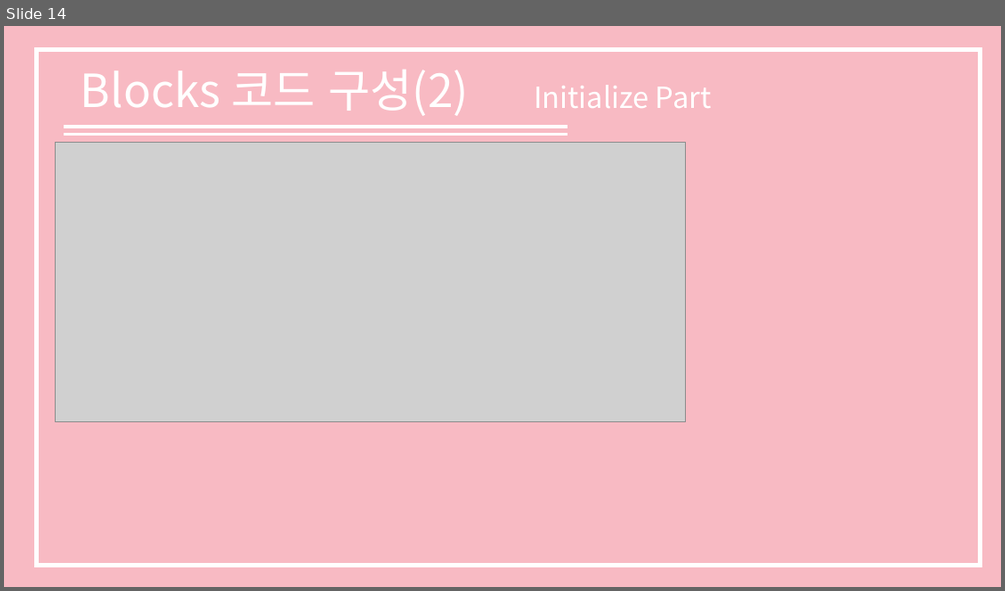
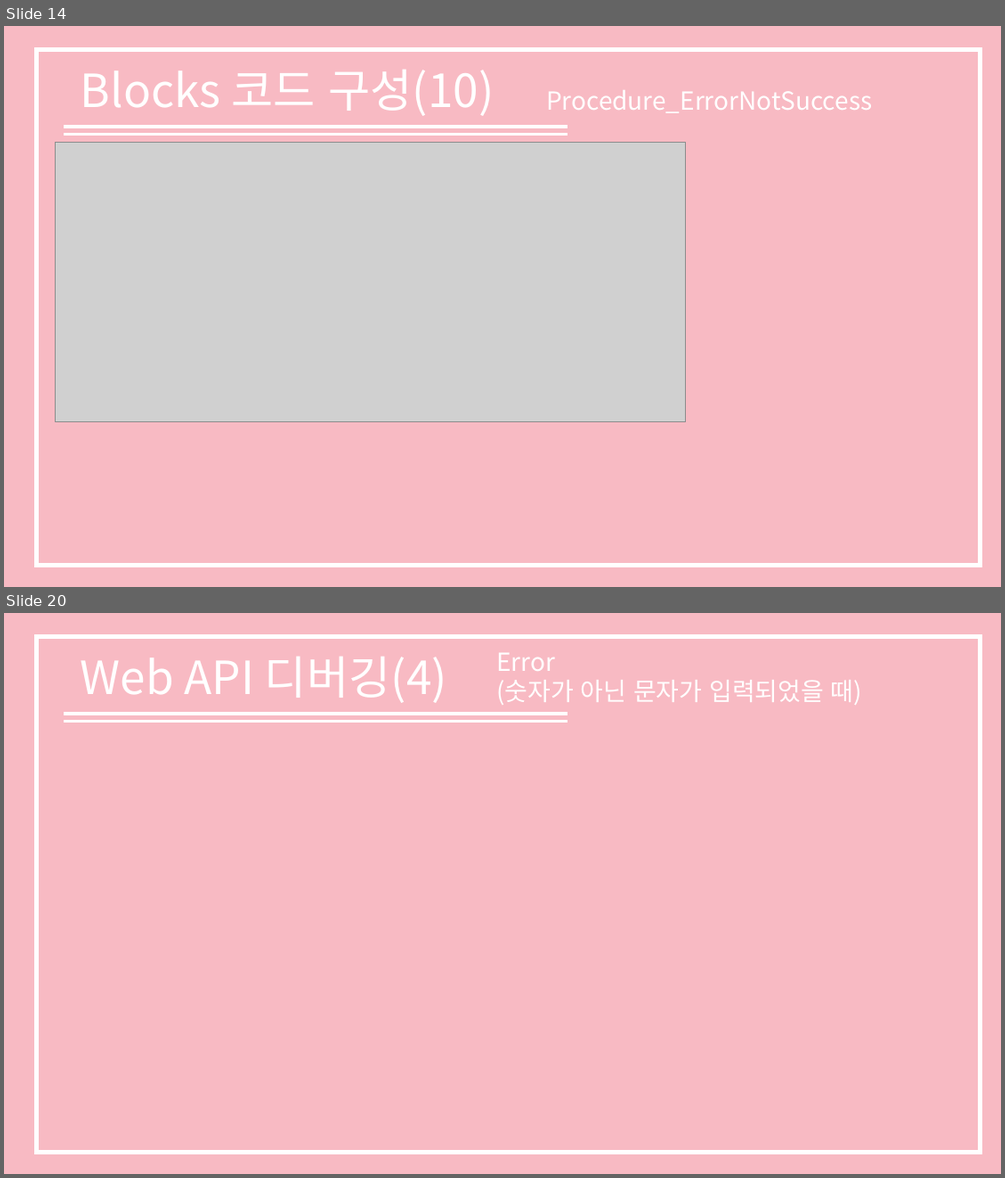
Before and after one commit to shinkeonkim/Class, a slide deck: SP1/소프트웨어 프로젝트 보고서.pptx. Shown one above the other, each under a label of ours: slide 14 before the commit, slides 14 and 20 after it; the slides between them are not shown. The pictures are 1005x591 and 1005x1178 pixels, drawn with LibreOffice and Linux fonts; fonts in the diff are those of the drawing; grey boxes stand for pictures. Boxes give left, top, right and bottom in pixels: in the first picture for what was removed or moved away, otherwise in the second. Text is boxed around its words. In the diff, an @@ line names an element or a change of style, - is before the commit and + after.

```diff
--- a/SP1/소프트웨어 프로젝트 보고서.pptx
+++ b/SP1/소프트웨어 프로젝트 보고서.pptx
@@ slide 20 added at (4,613,1001,1174), background #F8BAC3 @@
@@ rectangle added at (37,636,979,1152), outline #FFFFFF 4.5 pt @@
@@ text added at (81,657,447,703), 44 pt, text #FFFFFF @@
+Web API 디버깅(4)
@@ text added at (496,653,862,705), 24 pt, text #FFFFFF @@
+Error
+(숫자가 아닌 문자가 입력되었을 때)
@@ line added from (64, 714) to (568, 714), #FFFFFF 3 pt @@
@@ line added from (64, 722) to (568, 722), #FFFFFF 3 pt @@
@@ slide 14 changed as well @@
@@ text at (81,70,494,116): text changed @@
-Blocks 코드 구성(2)
+Blocks 코드 구성(10)
@@ text at (546,90,872,113): text changed; size 28 to 24 pt @@
-Initialize Part
+Procedure_ErrorNotSuccess
```
Also in this commit, not shown: 9 other slides changed, 9 other slides added, 2 slides removed.
